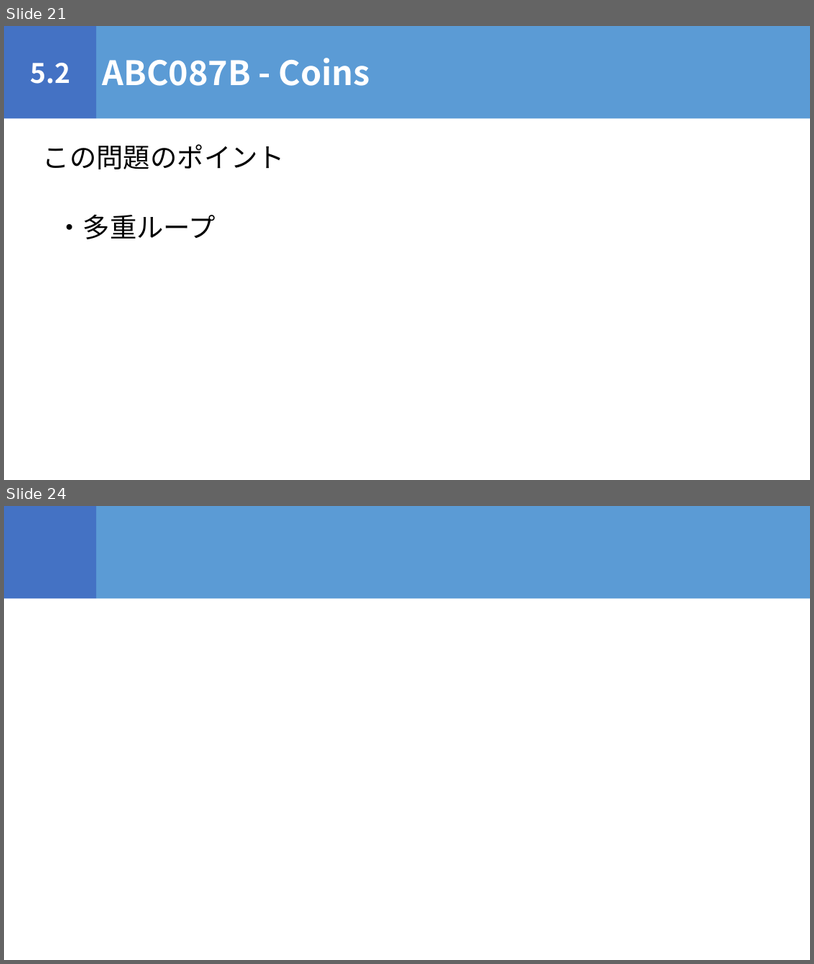
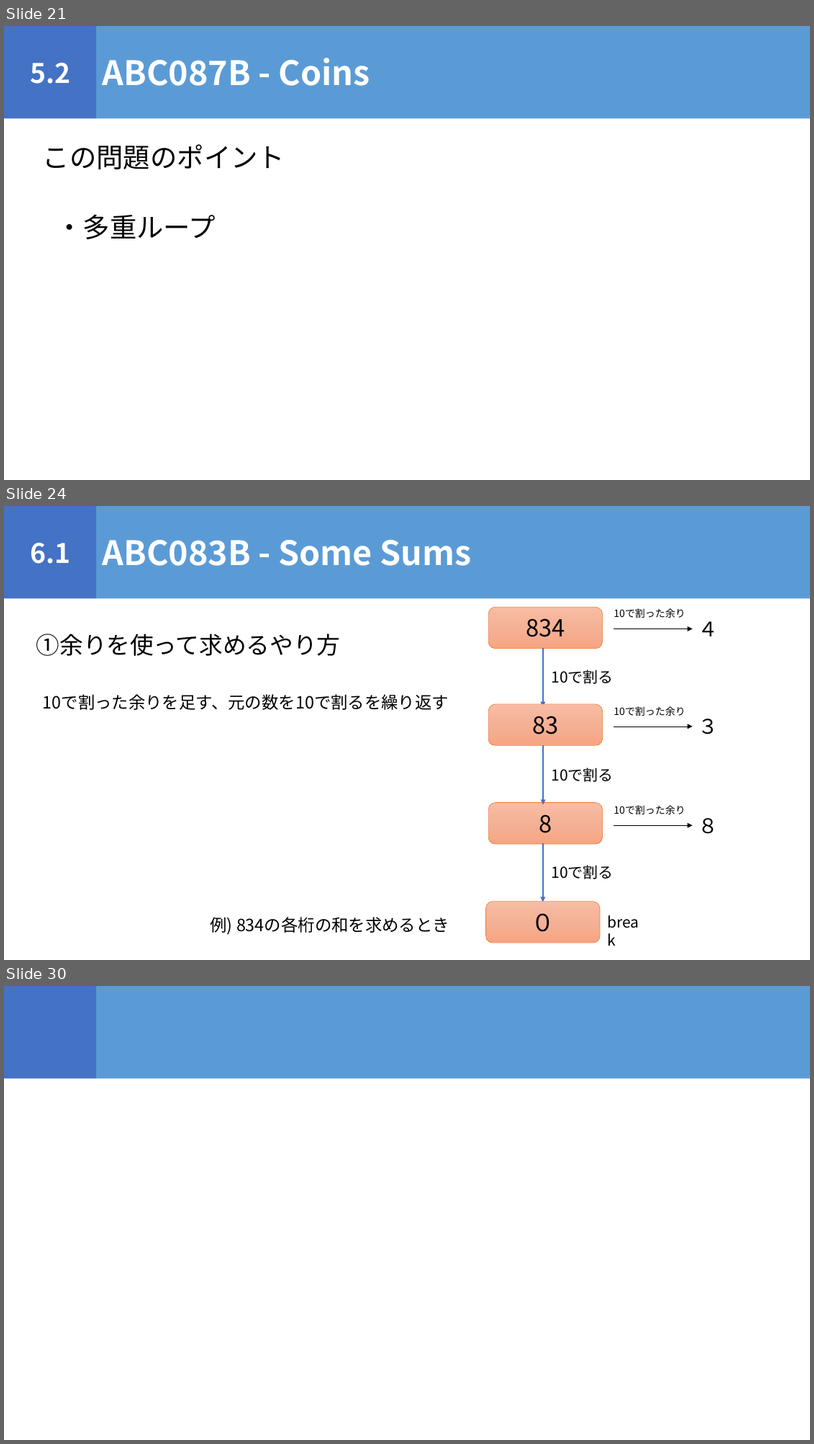
Before and after one commit to igeeeeee/triC_AtCoder_Beginners_Selection, a slide deck: ABS_勉強会.pptx. Shown one above the other, each under a label of ours: slides 21 and 24 before the commit, slides 21, 24 and 30 after it; the slides between them are not shown. The pictures are 814x964 and 814x1444 pixels, drawn with LibreOffice and Linux fonts; fonts in the diff are those of the drawing. Boxes give left, top, right and bottom in pixels: in the first picture for what was removed or moved away, otherwise in the second. Text is boxed around its words. In the diff, an @@ line names an element or a change of style, - is before the commit and + after.

```diff
--- a/ABS_勉強会.pptx
+++ b/ABS_勉強会.pptx
@@ slide 24 added at <box>4,506,810,960</box>, background #FFFFFF @@
@@ rectangle added at <box>4,506,97,599</box>, fill #4472C4, 32 pt, text #FFFFFF, bold @@
+6.1
@@ rectangle added at <box>97,506,810,599</box>, fill #5B9BD5, 40 pt, text #FFFFFF, bold @@
+ABC083B - Some Sums
@@ rounded rectangle added at <box>489,607,603,648</box>, fill gradient #F7BDA5 to #F5B196 to #F8A582, outline #ED7D31 0.5 pt, 28 pt, text #000000 @@
+834
@@ text added at <box>614,608,685,618</box>, 12 pt, text #000000 @@
+10で割った余り
@@ text added at <box>36,633,340,656</box>, 28 pt, text #000000 @@
+①余りを使って求めるやり方
@@ arrow added from (615, 629) to (693, 629), #000000 0.5 pt @@
@@ text added at <box>699,621,719,636</box>, 24 pt, text #000000 @@
+４
@@ arrow added from (543, 648) to (543, 707), #4472C4 1.5 pt @@
@@ text added at <box>552,669,614,684</box>, 18 pt, text #000000 @@
+10で割る
@@ text added at <box>43,694,449,710</box>, 20 pt, text #000000 @@
+10で割った余りを足す、元の数を10で割るを繰り返す
@@ rounded rectangle added at <box>489,704,603,745</box>, fill gradient #F7BDA5 to #F5B196 to #F8A582, outline #ED7D31 0.5 pt, 28 pt, text #000000 @@
+83
@@ text added at <box>614,706,685,716</box>, 12 pt, text #000000 @@
+10で割った余り
@@ text added at <box>699,718,719,734</box>, 24 pt, text #000000 @@
+３
@@ arrow added from (615, 726) to (693, 726), #000000 0.5 pt @@
@@ arrow added from (543, 746) to (543, 804), #4472C4 1.5 pt @@
@@ text added at <box>552,767,614,782</box>, 18 pt, text #000000 @@
+10で割る
@@ rounded rectangle added at <box>489,803,603,844</box>, fill gradient #F7BDA5 to #F5B196 to #F8A582, outline #ED7D31 0.5 pt, 28 pt, text #000000 @@
+8
@@ text added at <box>614,805,685,814</box>, 12 pt, text #000000 @@
+10で割った余り
@@ arrow added from (615, 826) to (693, 826), #000000 0.5 pt @@
@@ text added at <box>699,818,719,834</box>, 24 pt, text #000000 @@
+８
@@ arrow added from (543, 843) to (543, 901), #4472C4 1.5 pt @@
@@ text added at <box>552,865,614,879</box>, 18 pt, text #000000 @@
+10で割る
@@ rounded rectangle added at <box>486,901,600,942</box>, fill gradient #F7BDA5 to #F5B196 to #F8A582, outline #ED7D31 0.5 pt, 28 pt, text #000000 @@
+０
@@ text added at <box>602,909,653,934</box>, 18 pt, text #000000 @@
+break
@@ text added at <box>211,916,450,934</box>, 20 pt, text #000000 @@
+例) 834の各桁の和を求めるとき
@@ what was slide 24 is now slide 30 @@
```
Also in this commit, not shown: 1 slide changed, 6 other slides added, 1 slide removed, 7 other files.
